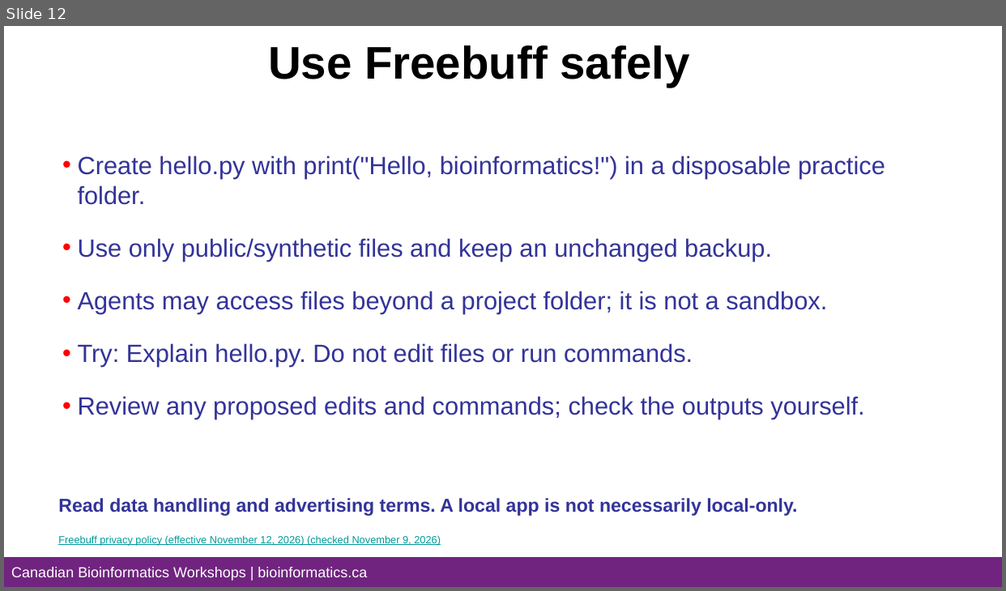
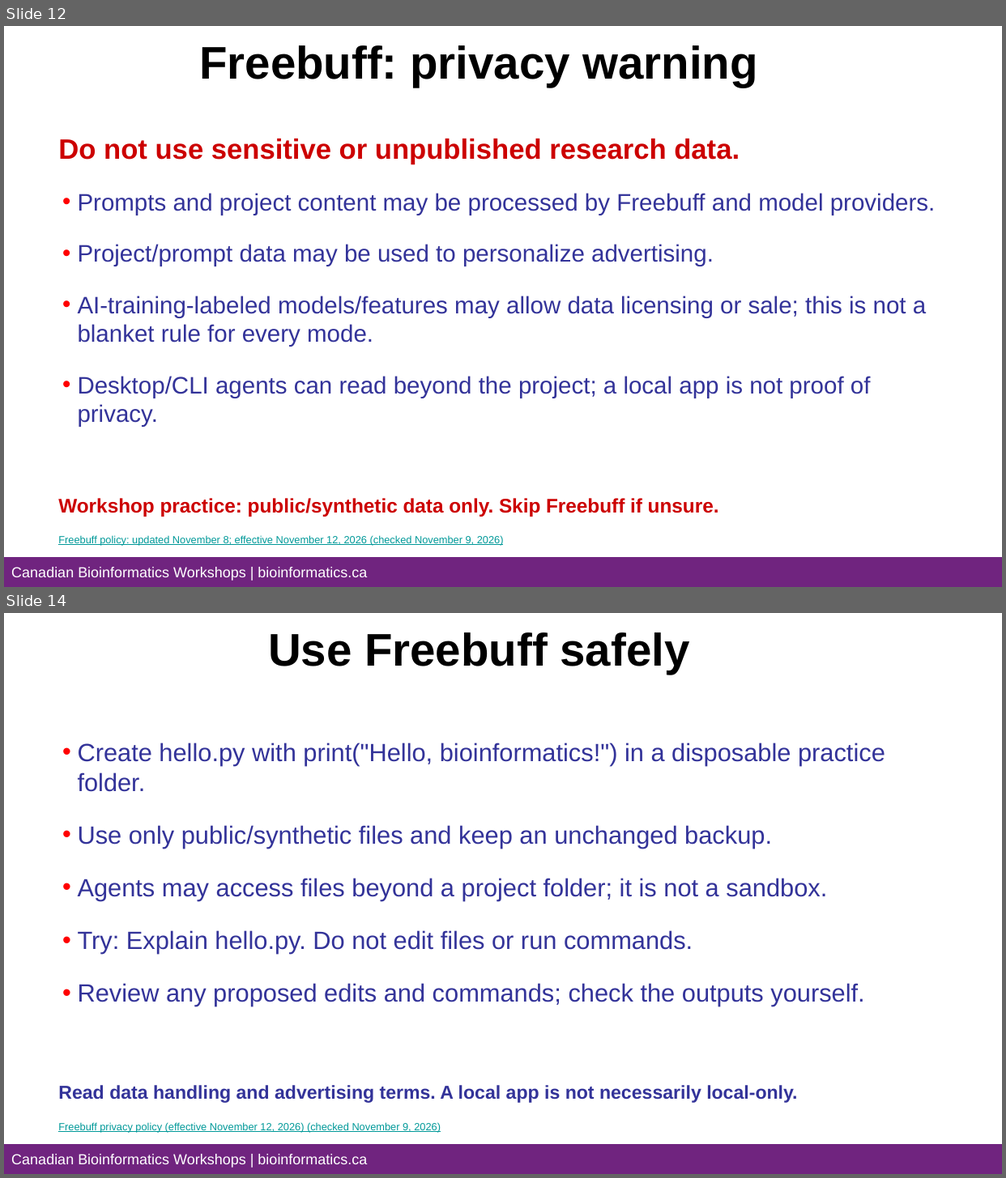
Before and after one commit to bioinformaticsdotca/LLM_Ed-2611, a slide deck: prework/LLM_Bioinformatics_Prework_Orientation.pptx. Shown one above the other, each under a label of ours: slide 12 before the commit, slides 12 and 14 after it; the slides between them are not shown. The pictures are 1006x591 and 1006x1178 pixels, drawn with LibreOffice and Linux fonts; fonts in the diff are those of the drawing; background and template pictures are left out. Boxes give left, top, right and bottom in pixels: in the first picture for what was removed or moved away, otherwise in the second. Text is boxed around its words. In the diff, an @@ line names an element or a change of style, - is before the commit and + after.

Commit message:
Illustrate AI tool installation and highlight Freebuff privacy risks

```diff
--- a/prework/LLM_Bioinformatics_Prework_Orientation.pptx
+++ b/prework/LLM_Bioinformatics_Prework_Orientation.pptx
@@ slide 12 added at (4,26,1002,587), background #FFFFFF; not listed: 2 template elements that a slide beside it also shows @@
@@ text added at (199,45,758,88), 44 pt, text #000000, bold @@
+Freebuff: privacy warning
@@ text added at (58,139,739,165), 27 pt, text #CC0000, bold @@
+Do not use sensitive or unpublished research data.
@@ text added at (78,193,936,427), 23 pt, text #333399 @@
+• Prompts and project content may be processed by Freebuff and model providers.
+• Project/prompt data may be used to personalize advertising.
+• AI-training-labeled models/features may allow data licensing or sale; this is not a blanket rule for every mode.
+• Desktop/CLI agents can read beyond the project; a local app is not proof of privacy.
@@ text added at (58,498,719,517), 19 pt, text #CC0000, bold @@
+Workshop practice: public/synthetic data only. Skip Freebuff if unsure.
@@ text added at (58,535,504,546), 10 pt, text #009999, underline @@
+Freebuff policy: updated November 8; effective November 12, 2026 (checked November 9, 2026)
@@ what was slide 12 is now slide 14 @@
```
Also in this commit, not shown: 3 slides changed, 1 other slide added, 15 other files.
